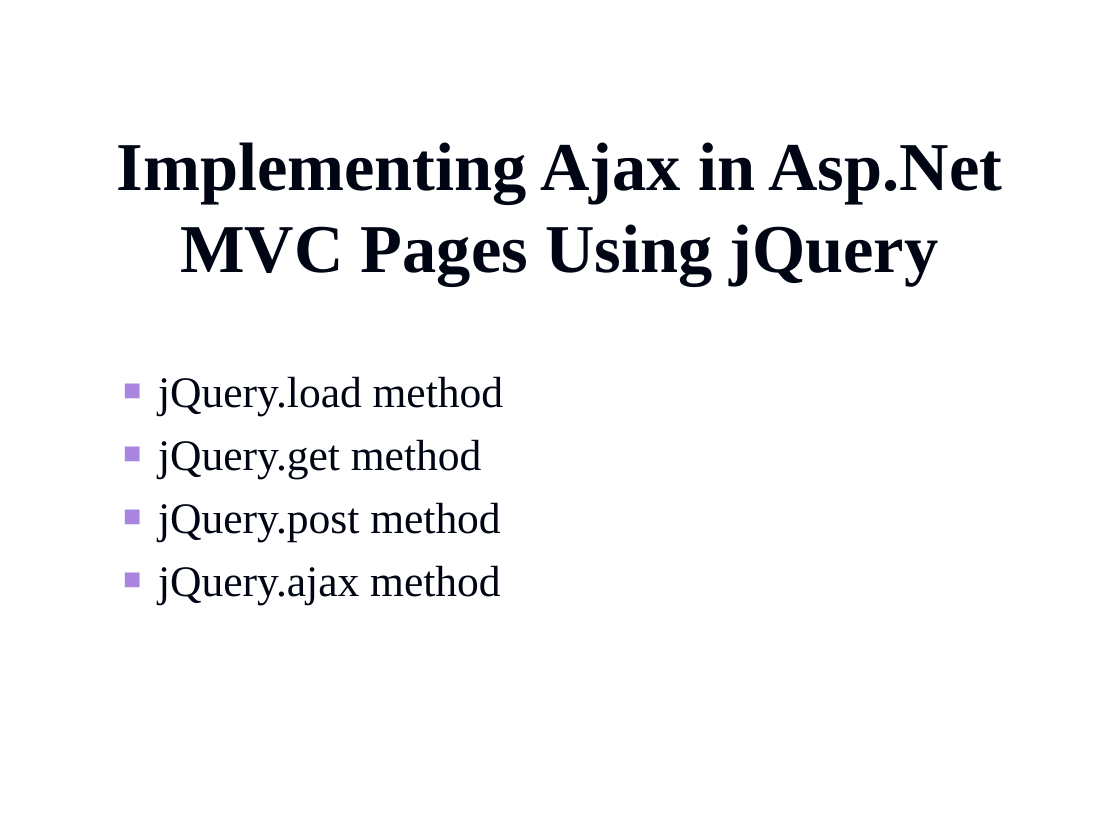
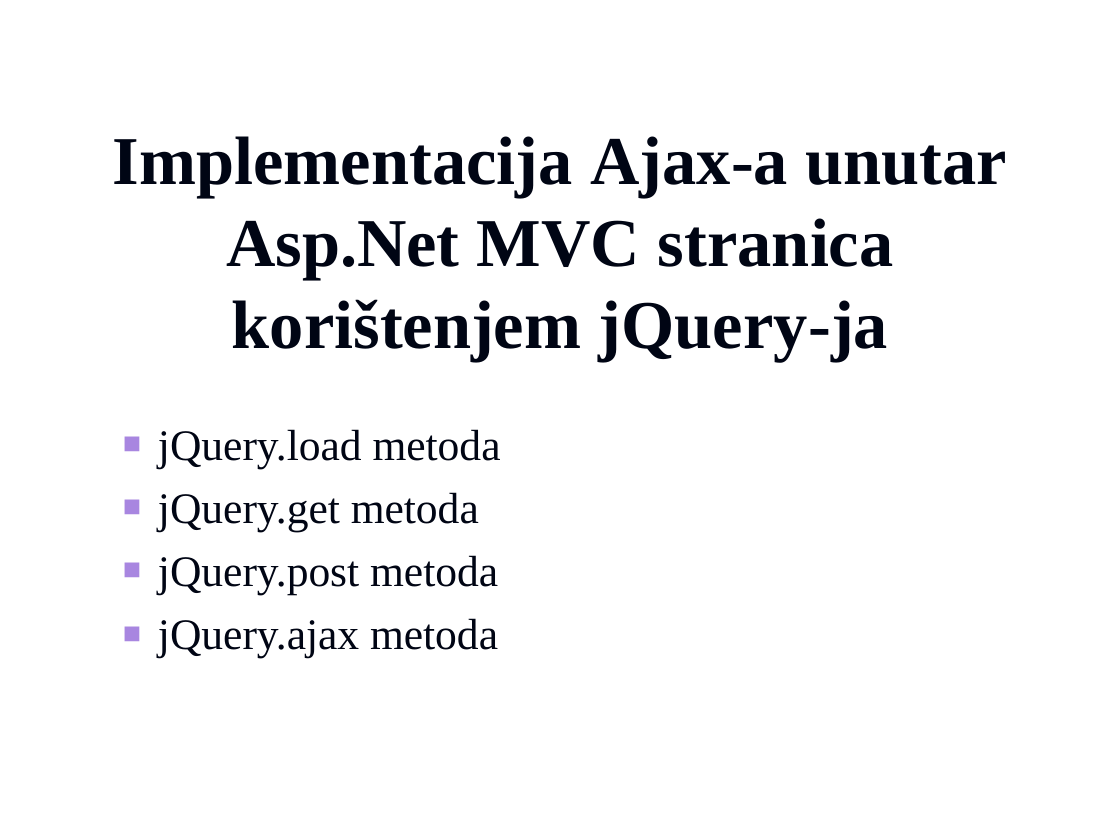
Before and after one commit to vzdesic/PZI, a slide deck: slide 9 of PPTs/16 MVC klijentsko programiranje.ppt. Drawn at 1120x840 pixels with LibreOffice and Linux fonts; fonts in the diff are those of the drawing; background and template pictures are left out. Boxes give left, top, right and bottom in pixels: in the first picture for what was removed or moved away, otherwise in the second. Text is boxed around its words. In the diff, an @@ line names an element or a change of style, - is before the commit and + after.

```diff
--- a/PPTs/16 MVC klijentsko programiranje.ppt
+++ b/PPTs/16 MVC klijentsko programiranje.ppt
@@ title at [113,136,1006,362]: text changed @@
-Implementing Ajax in Asp.Net MVC Pages Using jQuery
+Implementacija Ajax-a unutar Asp.Net MVC stranica korištenjem jQuery-ja
@@ text at [158,429,501,658]: text changed @@
-  ■ jQuery.load method
-  ■ jQuery.get method
-  ■ jQuery.post method
-  ■ jQuery.ajax method
+  ■ jQuery.load metoda
+  ■ jQuery.get metoda
+  ■ jQuery.post metoda
+  ■ jQuery.ajax metoda
```
Also in this commit, not shown: 7 other slides changed, 4 slides added, 4 slides removed, 3 other files.
